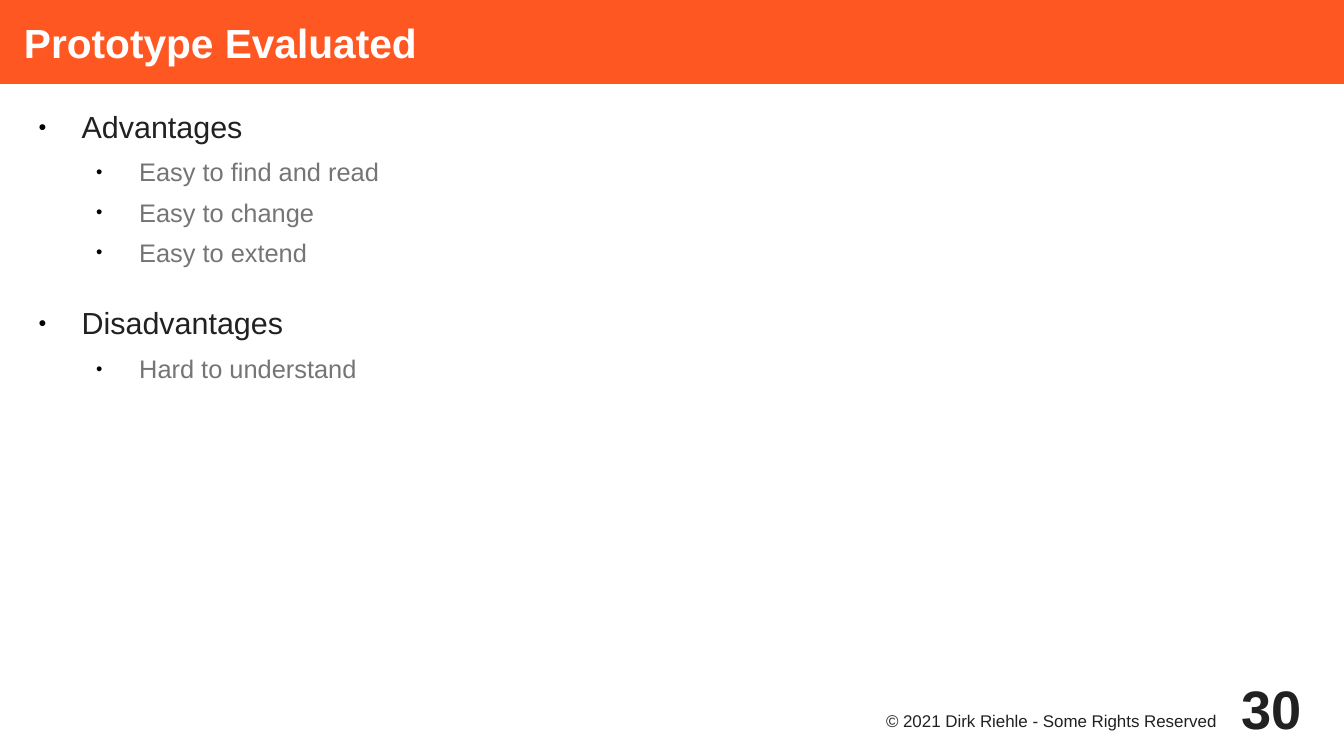
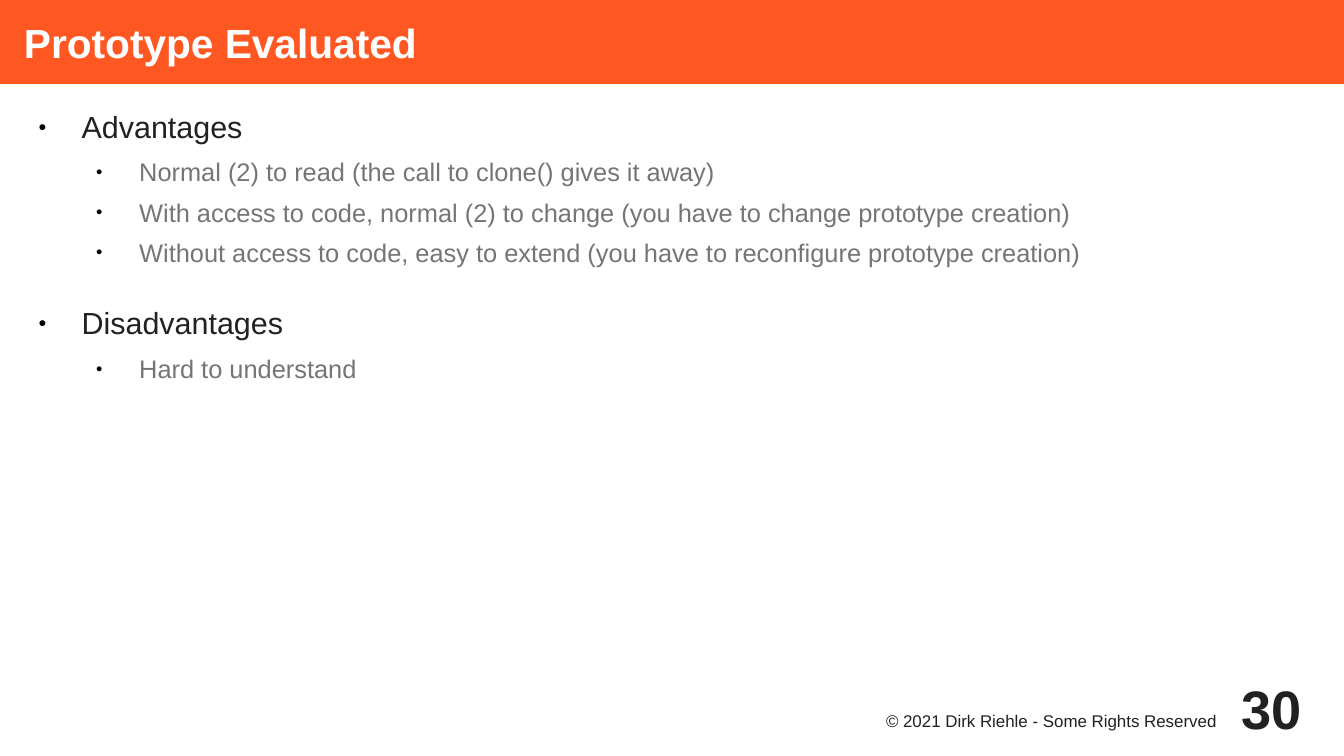
Before and after one commit to dirkriehle/adap-course, a slide deck: slide 30 of Lecture Slides/ADAP C09 - Object Creation.odp. Drawn at 1344x756 pixels with LibreOffice and Linux fonts; fonts in the diff are those of the drawing. Boxes give left, top, right and bottom in pixels: in the first picture for what was removed or moved away, otherwise in the second. Text is boxed around its words. In the diff, an @@ line names an element or a change of style, - is before the commit and + after.

```diff
--- a/Lecture Slides/ADAP C09 - Object Creation.odp
+++ b/Lecture Slides/ADAP C09 - Object Creation.odp
@@ text at [139, 162, 1080, 267]: text changed @@
-  ● Easy to find and read
-  ● Easy to change
-  ● Easy to extend
+  ● Normal (2) to read (the call to clone() gives it away)
+  ● With access to code, normal (2) to change (you have to change prototype creation)
+  ● Without access to code, easy to extend (you have to reconfigure prototype creation)
```
Also in this commit, not shown: 6 other slides changed, 19 other files.
